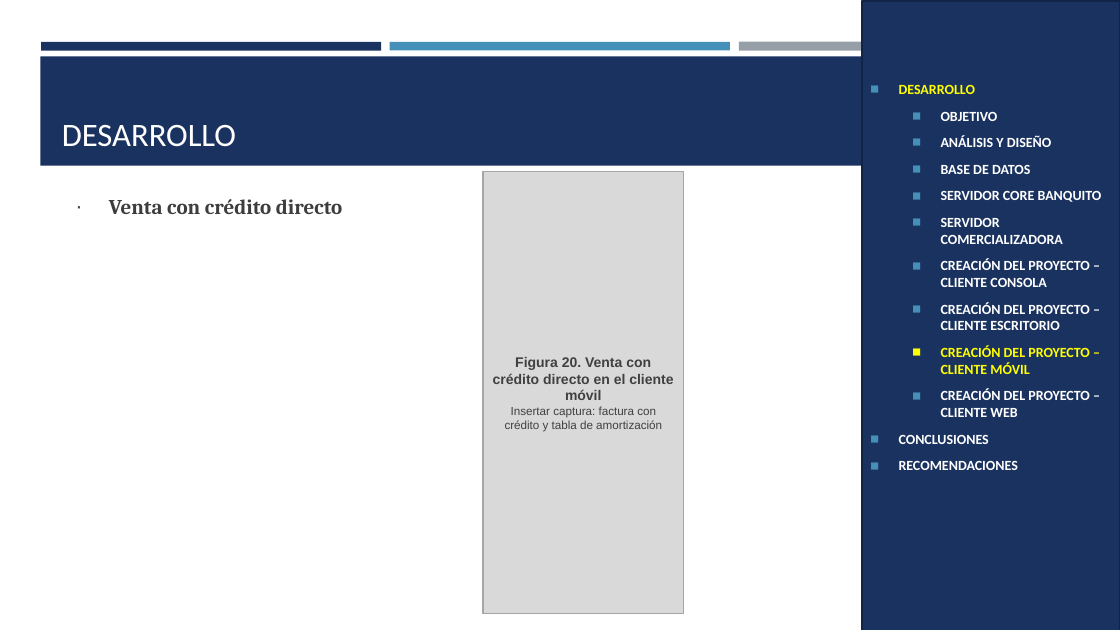
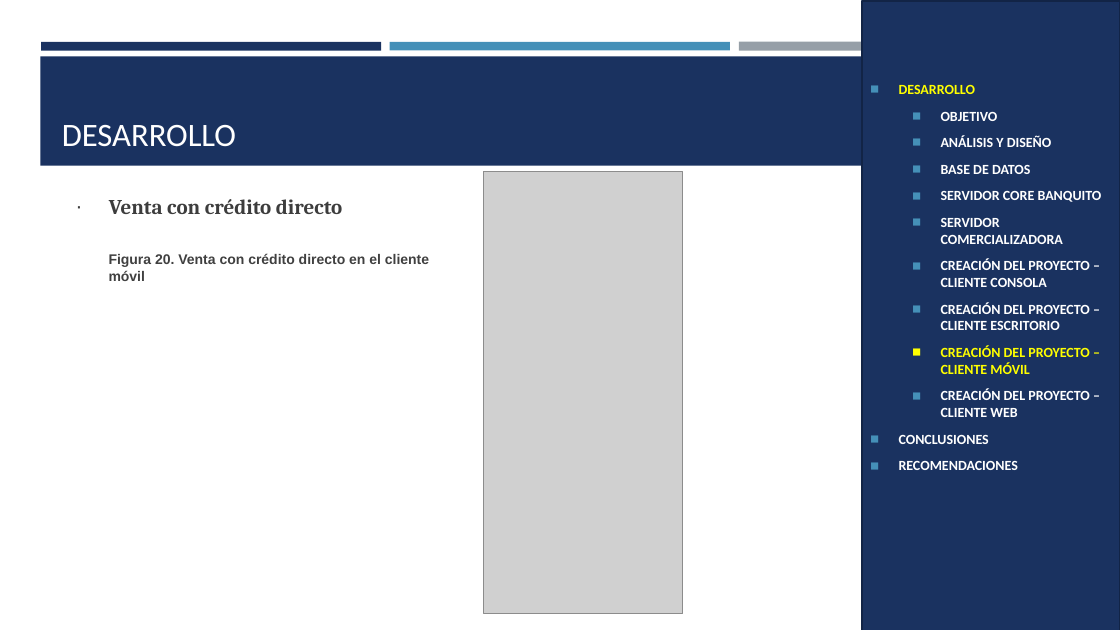
Before and after one commit to Teo344/Arquitectura_GRUPO03, a slide deck: slide 41 of EX.1.1. PAO202651_BANQUITO_CELULARES_RESTFUL_JAVA_NRC36884_GR03/05. DOCUMENTACION/PRESENTACION EX.1.1. BANQUITO CELULARES RESTFUL con BDD LOCAL en JAVA GR03.pptx. Drawn at 1120x630 pixels with LibreOffice and Linux fonts; fonts in the diff are those of the drawing; grey boxes stand for pictures. Boxes give left, top, right and bottom in pixels: in the first picture for what was removed or moved away, otherwise in the second. Text is boxed around its words. In the diff, an @@ line names an element or a change of style, - is before the commit and + after.

```diff
--- a/EX.1.1. PAO202651_BANQUITO_CELULARES_RESTFUL_JAVA_NRC36884_GR03/05. DOCUMENTACION/PRESENTACION EX.1.1. BANQUITO CELULARES RESTFUL con BDD LOCAL en JAVA GR03.pptx
+++ b/EX.1.1. PAO202651_BANQUITO_CELULARES_RESTFUL_JAVA_NRC36884_GR03/05. DOCUMENTACION/PRESENTACION EX.1.1. BANQUITO CELULARES RESTFUL con BDD LOCAL en JAVA GR03.pptx
@@ picture added at [484,171,683,613] @@
@@ text "Figura 20. Venta con crédito ...": place and size @@
-text "Figura 20. Venta con crédito ..." at [483,171,684,613]
+text "Figura 20. Venta con crédito ..." at [109,253,429,281]
@@ text "Figura 20. Venta con crédito ..." at [109,253,429,281]: alignment centre to left; vertical alignment middle to top; fill #D9D9D9 to none; outline #A6A6A6 1 pt to none @@
@@ text at [505,406,662,432]: paragraph removed @@
-Insertar captura: factura con crédito y tabla de amortización
```
Also in this commit, not shown: 23 other slides changed.
